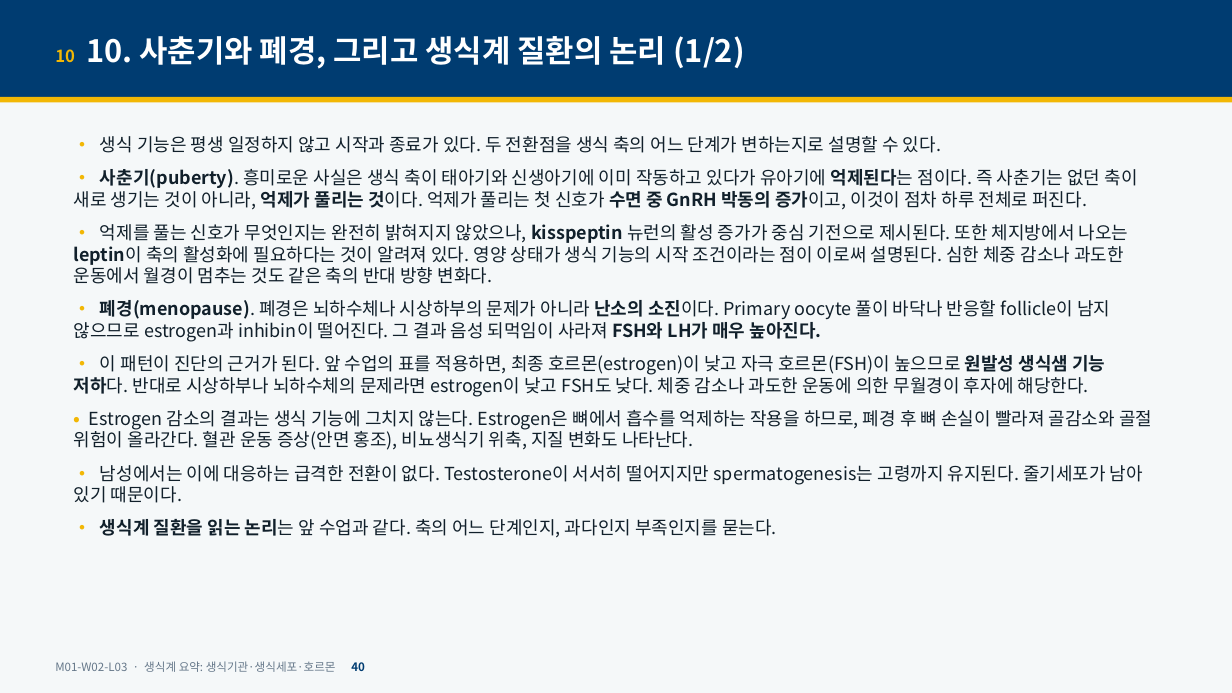
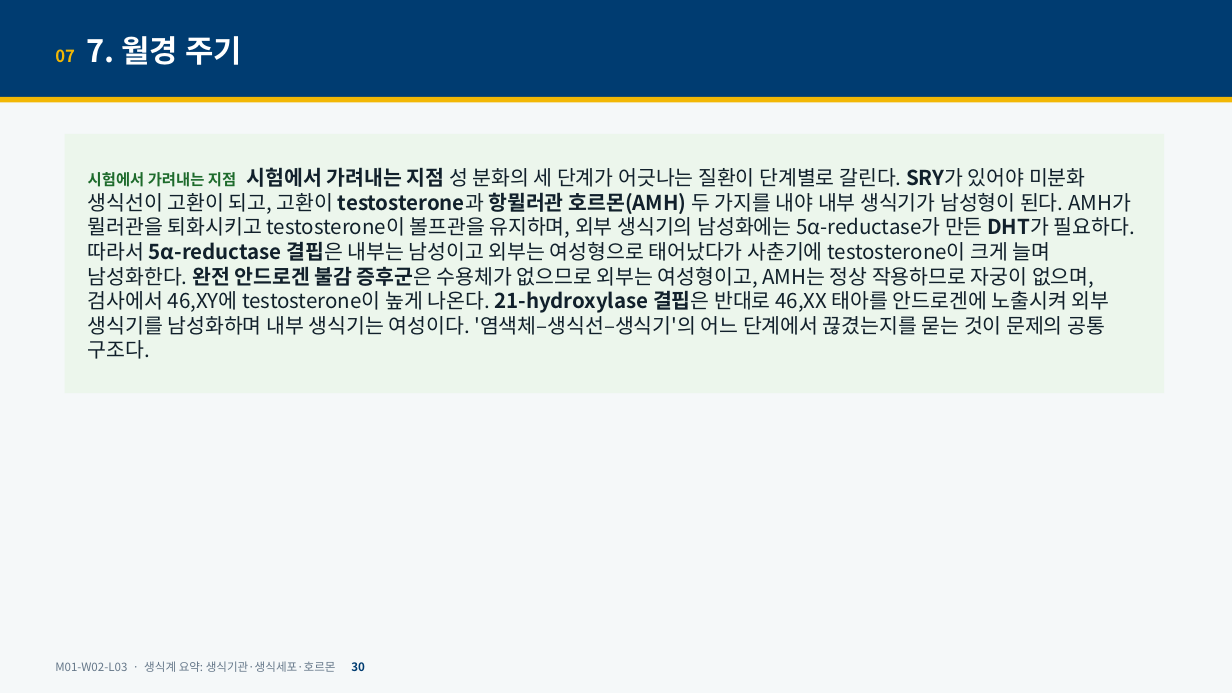
Before and after one commit to hoperiasd2/hoperiasd2.github.io, a slide deck: slide 30 of curriculum/M01/W02/L03/slides.pptx (slide 40 before the commit). Drawn at 1232x693 pixels with LibreOffice and Linux fonts; fonts in the diff are those of the drawing. Boxes give left, top, right and bottom in pixels: in the first picture for what was removed or moved away, otherwise in the second. Text is boxed around its words. In the diff, an @@ line names an element or a change of style, - is before the commit and + after.

```diff
--- a/curriculum/M01/W02/L03/slides.pptx
+++ b/curriculum/M01/W02/L03/slides.pptx
@@ text at <box>55,36,242,65</box>: text changed @@
-10 10. 사춘기와 폐경, 그리고 생식계 질환의 논리 (1/2)
+07 7. 월경 주기
@@ rectangle added at <box>65,134,1165,394</box>, fill #ECF6EC, 16 pt, text #11202B @@
+시험에서 가려내는 지점 시험에서 가려내는 지점 성 분화의 세 단계가 어긋나는 질환이 단계별로 갈린다. SRY가 있어야 미분화 생식선이 고환이 되고, 고환이 testosterone과 항뮐러관 호르몬(AMH) 두 가지를 내야 내부 생식기가 남성형이 된다. AMH가 뮐러관을 퇴화시키고 testosterone이 볼프관을 유지하며, 외부 생식기의 남성화에는 5α-reductase가 만든 DHT가 필요하다. 따라서 5α-reductase 결핍은 내부는 남성이고 외부는 여성형으로 태어났다가 사춘기에 testosterone이 크게 늘며 남성화한다. 완전 안드로겐 불감 증후군은 수용체가 없으므로 외부는 여성형이고, AMH는 정상 작용하므로 자궁이 없으며, 검사에서 46,XY에 testosterone이 높게 나온다. 21-hydroxylase 결핍은 반대로 46,XX 태아를 안드로겐에 노출시켜 외부 생식기를 남성화하며 내부 생식기는 여성이다. '염색체–생식선–생식기'의 어느 단계에서 끊겼는지를 묻는 것이 문제의 공통 구조다.
@@ text removed at <box>74,136,1152,538</box> @@
-• 생식 기능은 평생 일정하지 않고 시작과 종료가 있다. 두 전환점을 생식 축의 어느 단계가 변하는지로 설명할 수 있다.
-• 사춘기(puberty). 흥미로운 사실은 생식 축이 태아기와 신생아기에 이미 작동하고 있다가 유아기에 억제된다는 점이다. 즉 사춘기는 없던 축이 새로 생기는 것이 아니라, 억제가 풀리는 것이다. 억제가 풀리는 첫 신호가 수면 중 GnRH 박동의 증가이고, 이것이 점차 하루 전체로 퍼진다.
-• 억제를 풀는 신호가 무엇인지는 완전히 밝혀지지 않았으나, kisspeptin 뉴런의 활성 증가가 중심 기전으로 제시된다. 또한 체지방에서 나오는 leptin이 축의 활성화에 필요하다는 것이 알려져 있다. 영양 상태가 생식 기능의 시작 조건이라는 점이 이로써 설명된다. 심한 체중 감소나 과도한 운동에서 월경이 멈추는 것도 같은 축의 반대 방향 변화다.
-• 폐경(menopause). 폐경은 뇌하수체나 시상하부의 문제가 아니라 난소의 소진이다. Primary oocyte 풀이 바닥나 반응할 follicle이 남지 않으므로 estrogen과 inhibin이 떨어진다. 그 결과 음성 되먹임이 사라져 FSH와 LH가 매우 높아진다.
-• 이 패턴이 진단의 근거가 된다. 앞 수업의 표를 적용하면, 최종 호르몬(estrogen)이 낮고 자극 호르몬(FSH)이 높으므로 원발성 생식샘 기능 저하다. 반대로 시상하부나 뇌하수체의 문제라면 estrogen이 낮고 FSH도 낮다. 체중 감소나 과도한 운동에 의한 무월경이 후자에 해당한다.
-• Estrogen 감소의 결과는 생식 기능에 그치지 않는다. Estrogen은 뼈에서 흡수를 억제하는 작용을 하므로, 폐경 후 뼈 손실이 빨라져 골감소와 골절 위험이 올라간다. 혈관 운동 증상(안면 홍조), 비뇨생식기 위축, 지질 변화도 나타난다.
-• 남성에서는 이에 대응하는 급격한 전환이 없다. Testosterone이 서서히 떨어지지만 spermatogenesis는 고령까지 유지된다. 줄기세포가 남아 있기 때문이다.
-• 생식계 질환을 읽는 논리는 앞 수업과 같다. 축의 어느 단계인지, 과다인지 부족인지를 묻는다.
@@ text at <box>55,661,365,672</box>: text changed @@
-M01-W02-L03 · 생식계 요약: 생식기관·생식세포·호르몬 40
+M01-W02-L03 · 생식계 요약: 생식기관·생식세포·호르몬 30
```
Also in this commit, not shown: 21 other slides changed, 20 slides removed, 6 other files.
